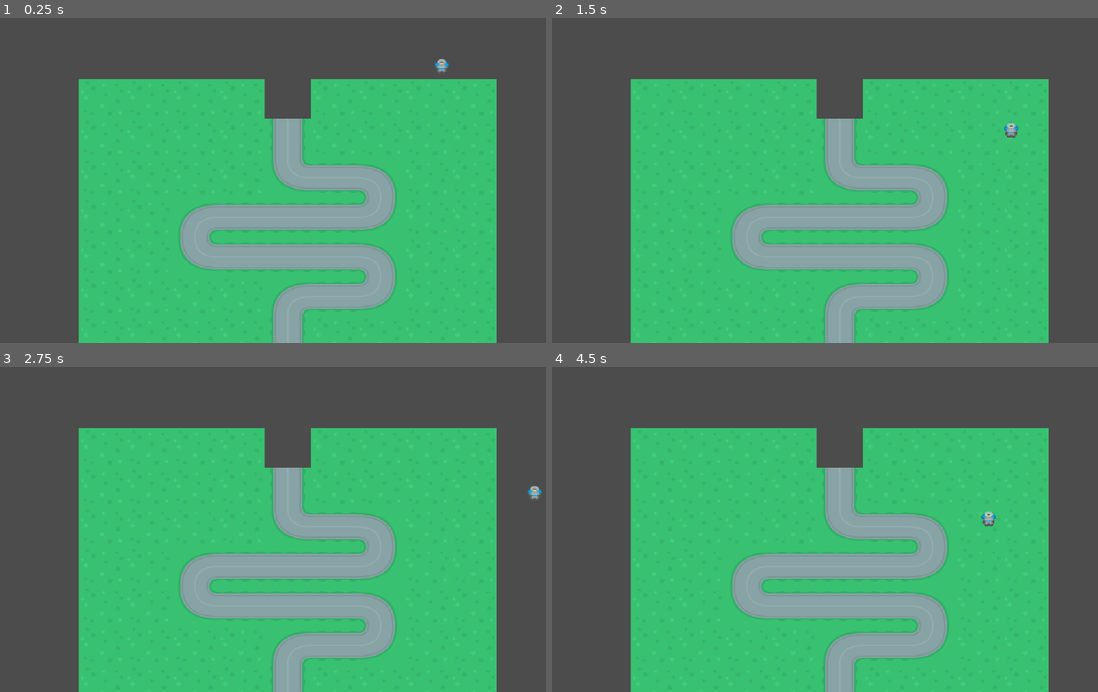
Above: before the commit, frames 1-4 (two rows, left to right).
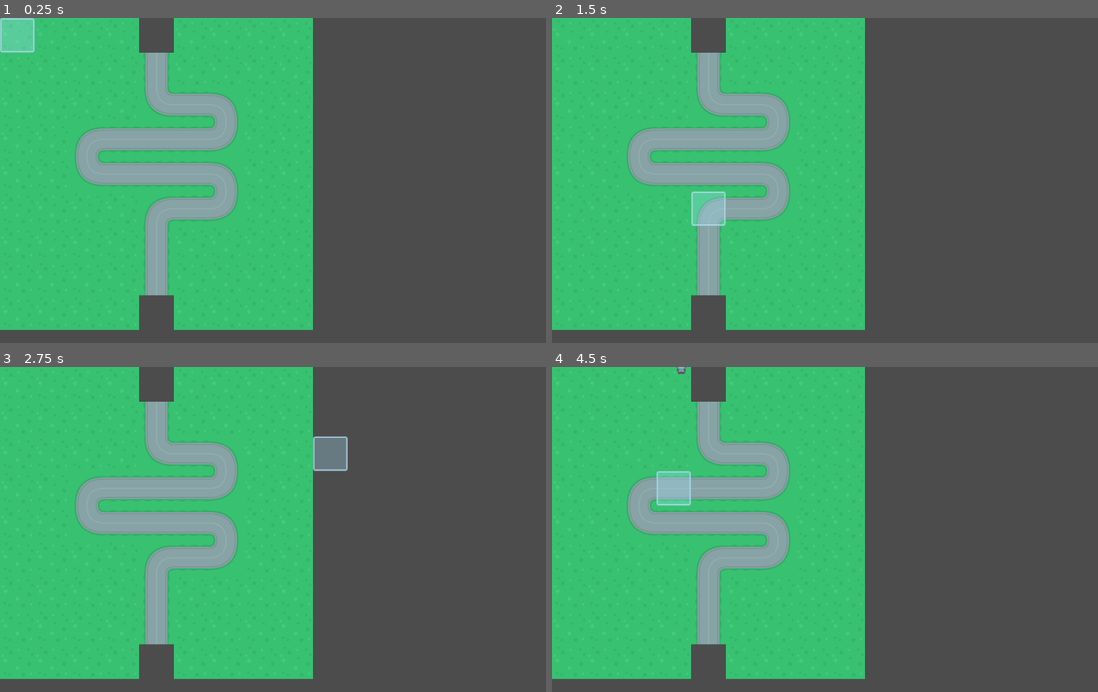
Above: after the commit, the same moments.

Repository: WaltonSimons/thewitcher4
Game: Godot game, scene res://scenes/MapTestScene.tscn
Same seed, same stepped clock (60 frames per second), same inputs: the game is played once before the commit and once after it. This scene is started directly instead of the project's main scene.
Inputs (mouse positions are in pixels of both pictures, inside the frame that each line leads up to):
- Up to frame 1 (0.25 s): no input
- Up to frame 2 (1.5 s): move the mouse to (950, 164) at 0.52 s; click (950, 164) at 0.6 s; move the mouse to (721, 196) at 1.27 s; click (721, 196) at 1.35 s
- Up to frame 3 (2.75 s): move the mouse to (333, 458) at 2.02 s; click (333, 458) at 2.1 s
- Up to frame 4 (4.5 s): move the mouse to (803, 594) at 2.77 s; click (803, 594) at 2.85 s; move the mouse to (999, 578) at 3.52 s; click (999, 578) at 3.6 s; move the mouse to (661, 480) at 4.27 s; click (661, 480) at 4.35 s

The runs differ from the first frame. In frame 1, 65% of the frame differs, in the area x 0-91%, y 0-100%; in frame 2, 65%; in frame 3, 65%; in frame 4, 65%.

Commit message:
cursor

Diff:
--- /dev/null
+++ b/godot/scenes/Cursor.tscn
@@ -0,0 +1,10 @@
+[gd_scene load_steps=3 format=2]
+
+[ext_resource path="res://assets/ui/glassPanel.png" type="Texture" id=1]
+[ext_resource path="res://scripts/Cursor.gd" type="Script" id=2]
+
+[node name="Cursor" type="Sprite"]
+
+texture = ExtResource( 1 )
+script = ExtResource( 2 )
+_sections_unfolded = [ "Pause" ]
--- a/godot/scenes/MapTestScene.tscn
+++ b/godot/scenes/MapTestScene.tscn
@@ -51,17 +51,15 @@
 
 [node name="Map" type="Node2D" parent="." index="0"]
 
-position = Vector2( 485.507, 279.814 )
-scale = Vector2( 1.3355, 1.14075 )
 script = ExtResource( 1 )
+_sections_unfolded = [ "Transform" ]
 terrain_type = NodePath("GrassyTerrain")
 map_layout = "res://maps/test2.map"
 map_path = "res://maps/test2.path.map"
 
 [node name="Tiles" type="Node2D" parent="Map" index="0"]
 
-position = Vector2( -223.079, -114.482 )
-_sections_unfolded = [ "Region" ]
+_sections_unfolded = [ "Region", "Transform" ]
 
 [node name="DesertTerrain" type="Node" parent="Map" index="1"]
 
--- /dev/null
+++ b/godot/scripts/Cursor.gd
@@ -0,0 +1,15 @@
+extends Sprite
+
+var tile_size = 64
+
+func _ready():
+	# Called when the node is added to the scene for the first time.
+	# Initialization here
+	pass
+
+func _process(delta):
+	var mouse = get_global_mouse_position()
+	mouse.x = int(mouse.x/tile_size) * tile_size + tile_size/2
+	mouse.y = int(mouse.y/tile_size) * tile_size + tile_size/2
+
+	self.transform.origin = mouse
--- a/godot/scripts/Map.gd
+++ b/godot/scripts/Map.gd
@@ -7,6 +7,8 @@
 export(String, FILE, ".map") var map_path
 var map_layout_file = File.new()
 var map_path_file = File.new()
+
+onready var cursor = load("res://scenes/Cursor.tscn").instance()
 
 onready var map_tiles = []
 onready var tile_templ = load("res://scenes/Tile.tscn")
@@ -39,6 +41,11 @@
 
 
 func _ready():
+	add_child(cursor)
+
+	$Tiles.transform.origin = Vector2(TILE_SIZE/2, TILE_SIZE/2)
+	cursor.scale = Vector2(TILE_SIZE * 0.01, TILE_SIZE * 0.01)
+
 	self.map_layout_file.open(map_layout, map_layout_file.READ)
 	var content = self.map_layout_file.get_as_text()
 	content = content.split('\n')
@@ -94,5 +101,3 @@
 	var last_node = start
 	while (layout[last_node.x][last_node.y] != 'B'):
 		last_node = create_path_node(layout, last_node)
-
-#	for p in $EnemiesPath.curve:
